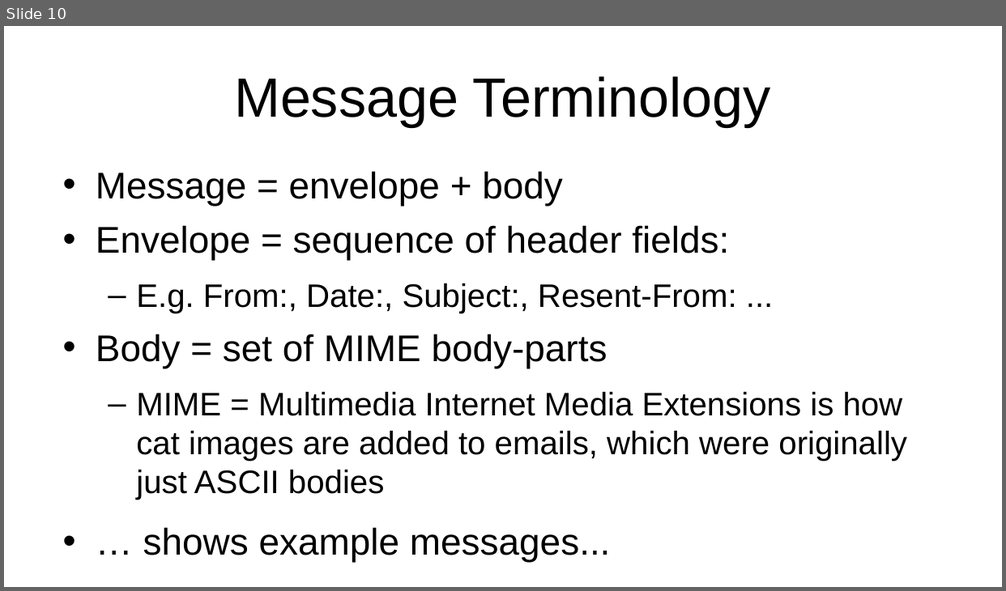
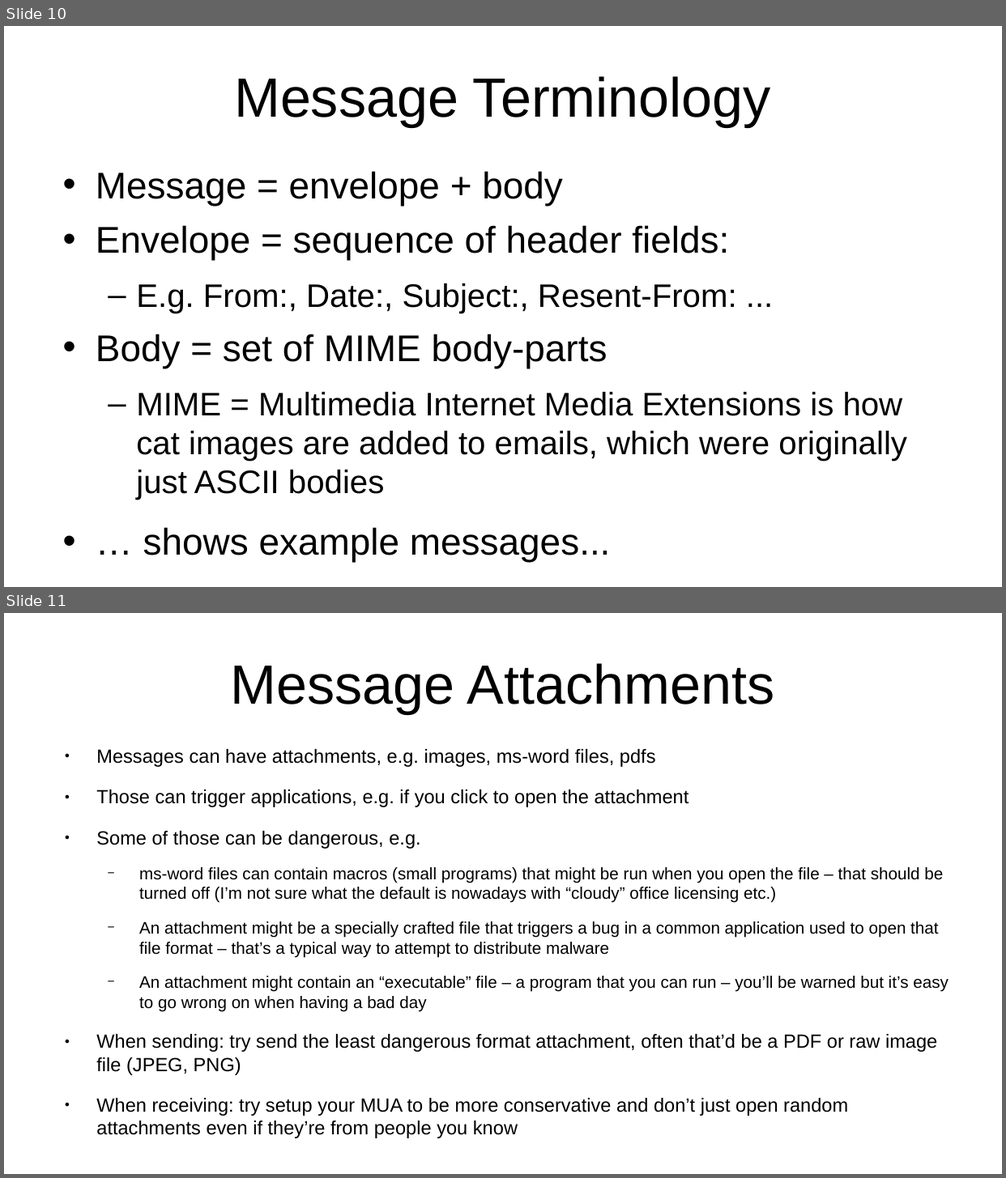
Before and after one commit to sftcd/witidtm, a slide deck: lectures/2020-2021/800-mail.odp. Shown one above the other, each under a label of ours: slide 10 before the commit, slides 10 and 11 after it. The pictures are 1006x591 and 1006x1178 pixels, drawn with LibreOffice and Linux fonts; fonts in the diff are those of the drawing. Boxes give left, top, right and bottom in pixels: in the first picture for what was removed or moved away, otherwise in the second. Text is boxed around its words. In the diff, an @@ line names an element or a change of style, - is before the commit and + after.

Commit message:
added slide on attachments

```diff
--- a/lectures/2020-2021/800-mail.odp
+++ b/lectures/2020-2021/800-mail.odp
@@ slide 11 added at <box>4,613,1002,1174</box>, background #FFFFFF @@
@@ title added at <box>231,663,774,714</box>, 44 pt, text #000000 @@
+Message Attachments
@@ text added at <box>96,749,948,1139</box>, 13.3 pt, text #000000 @@
+● Messages can have attachments, e.g. images, ms-word files, pdfs
+● Those can trigger applications, e.g. if you click to open the attachment
+● Some of those can be dangerous, e.g.
+  − ms-word files can contain macros (small programs) that might be run when you open the file – that should be turned off (I’m not sure what the default is nowadays with “cloudy” office licensing etc.)
+  − An attachment might be a specially crafted file that triggers a bug in a common application used to open that file format – that’s a typical way to attempt to distribute malware
+  − An attachment might contain an “executable” file – a program that you can run – you’ll be warned but it’s easy to go wrong on when having a bad day
+● When sending: try send the least dangerous format attachment, often that’d be a PDF or raw image file (JPEG, PNG)
+● When receiving: try setup your MUA to be more conservative and don’t just open random attachments even if they’re from people you know
```
Also in this commit, not shown: 1 other file.
